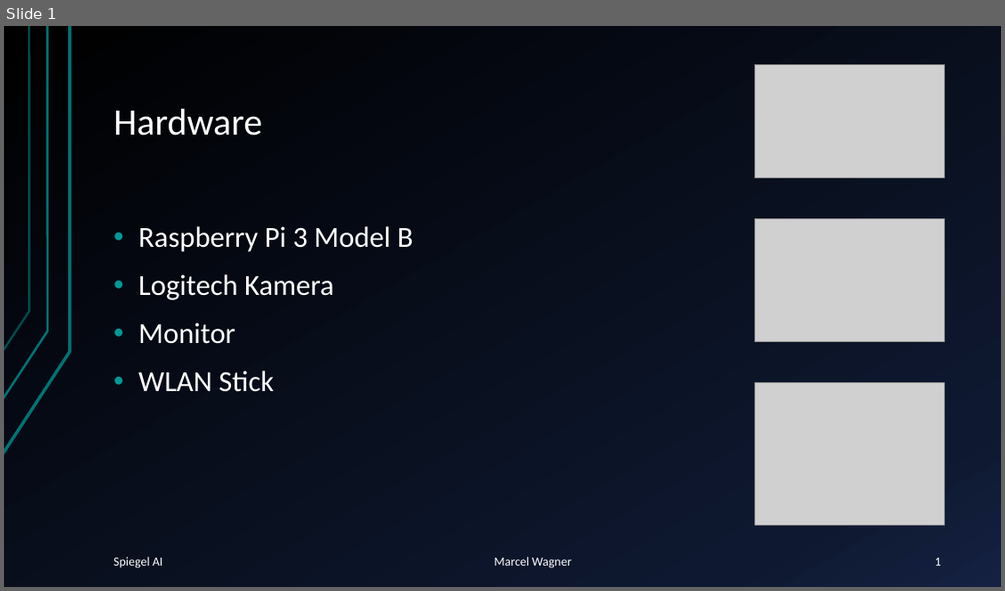
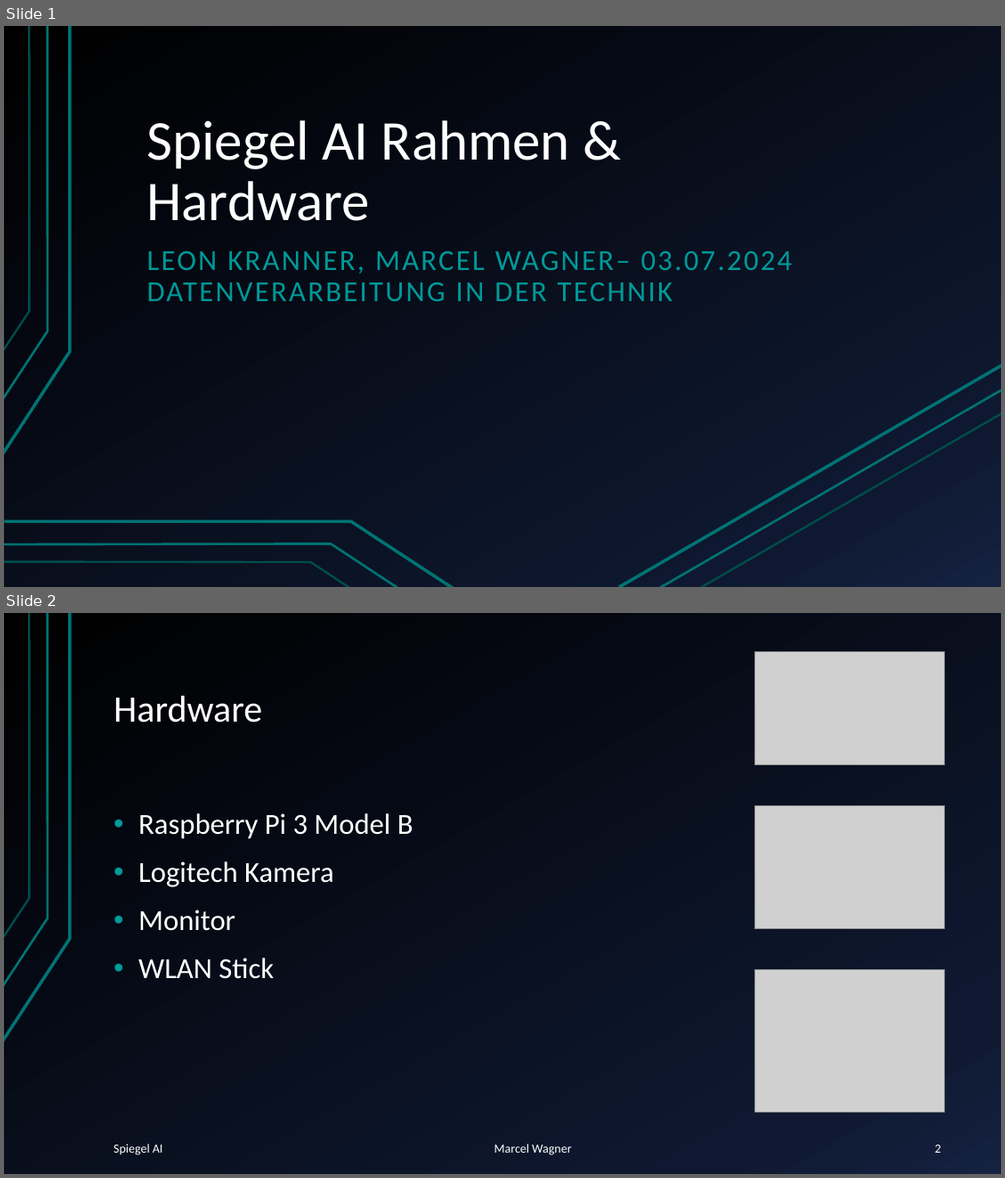
Before and after one commit to NightPic/Spiegel-AI, a slide deck: documentation/dt_g5_spiegel_ai_praesentation_kranner.pptx. Shown one above the other, each under a label of ours: slide 1 before the commit, slides 1 and 2 after it. The pictures are 1005x591 and 1005x1178 pixels, drawn with LibreOffice and Linux fonts; fonts in the diff are those of the drawing; grey boxes stand for pictures. Boxes give left, top, right and bottom in pixels: in the first picture for what was removed or moved away, otherwise in the second. Text is boxed around its words. In the diff, an @@ line names an element or a change of style, - is before the commit and + after.

Commit message:
Added pp version2 of holy scrummaster Leon

```diff
--- a/documentation/dt_g5_spiegel_ai_praesentation_kranner.pptx
+++ b/documentation/dt_g5_spiegel_ai_praesentation_kranner.pptx
@@ slide 1 added at bbox=[4, 26, 1001, 587], background gradient #000000 to #0F1931 to #142242; not listed: 3 template elements that a slide beside it also shows @@
@@ title added at bbox=[147, 120, 570, 221], 54 pt, text #FFFFFF @@
+Spiegel AI Rahmen & Hardware
@@ subtitle added at bbox=[147, 251, 793, 301], 28 pt, text #009999 @@
+LEON KRANNER, MARCEL WAGNER– 03.07.2024
+DATENVERARBEITUNG IN DER TECHNIK
@@ line added from (619, 587) to (1001, 365), #007373 3 pt @@
@@ line added from (658, 587) to (1001, 389), #007373 2.25 pt @@
@@ line added from (700, 587) to (1001, 413), #007373 2 pt @@
@@ freeform shape added at bbox=[4, 522, 453, 587], outline #007373 3 pt @@
@@ freeform shape added at bbox=[4, 543, 399, 587], outline #007373 2.25 pt @@
@@ freeform shape added at bbox=[4, 562, 350, 587], outline #007373 2 pt @@
@@ what was slide 1 is now slide 2 @@
@@ page number at bbox=[935, 1144, 941, 1152]: text changed @@
-1
+2
```
Also in this commit, not shown: 1 other slide added, 1 other file.
